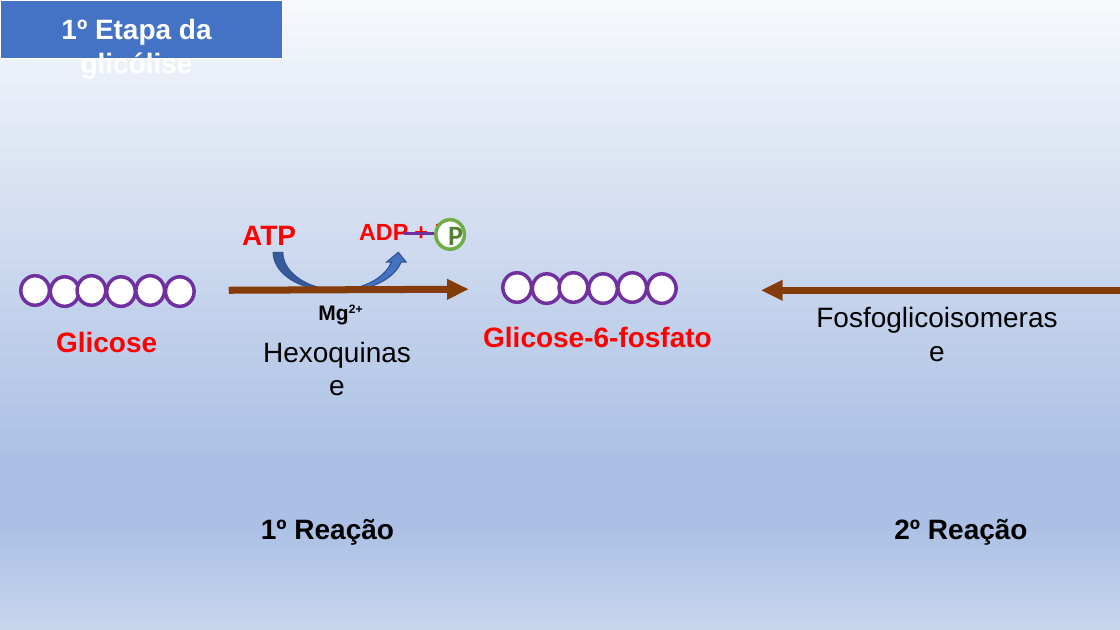
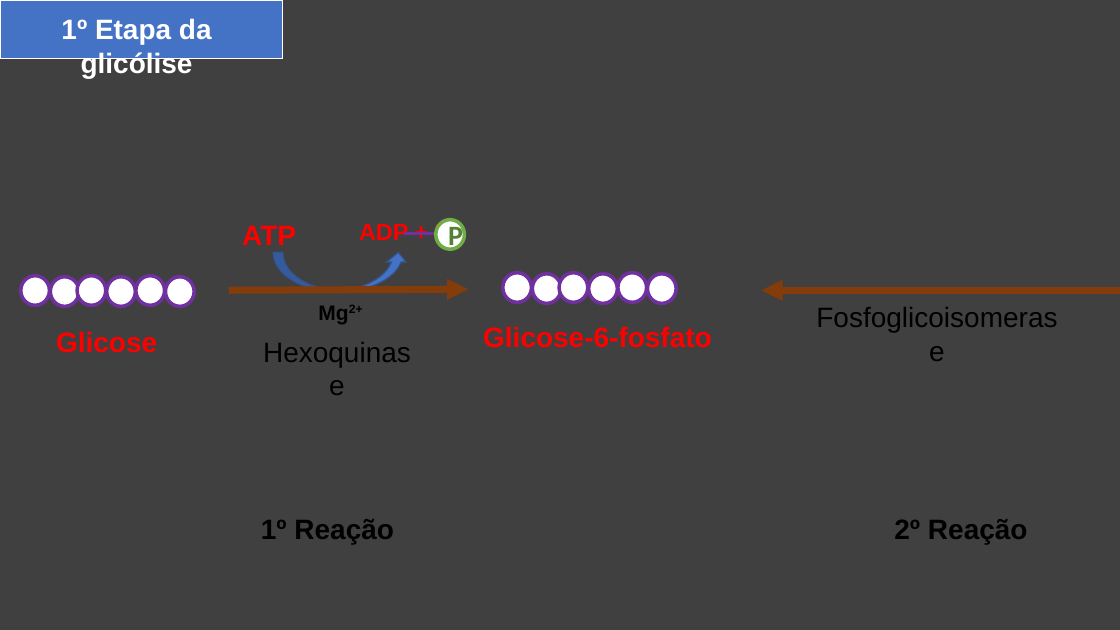
Before and after one commit to daniloasdotcom/Bioquimica-com-Danilo, a slide deck: slide 7 of static/aulas/glicolise.pptx (slide 6 before the commit). Drawn at 1120x630 pixels with LibreOffice and Linux fonts; fonts in the diff are those of the drawing. Boxes give left, top, right and bottom in pixels: in the first picture for what was removed or moved away, otherwise in the second. Text is boxed around its words. In the diff, an @@ line names an element or a change of style, - is before the commit and + after.

```diff
--- a/static/aulas/glicolise.pptx
+++ b/static/aulas/glicolise.pptx
@@ background gradient #F6F8FC to #ABC0E4 to #C7D5ED to #404040 @@
```
Also in this commit, not shown: 23 other slides changed, 1 slide added, 29 other files.
